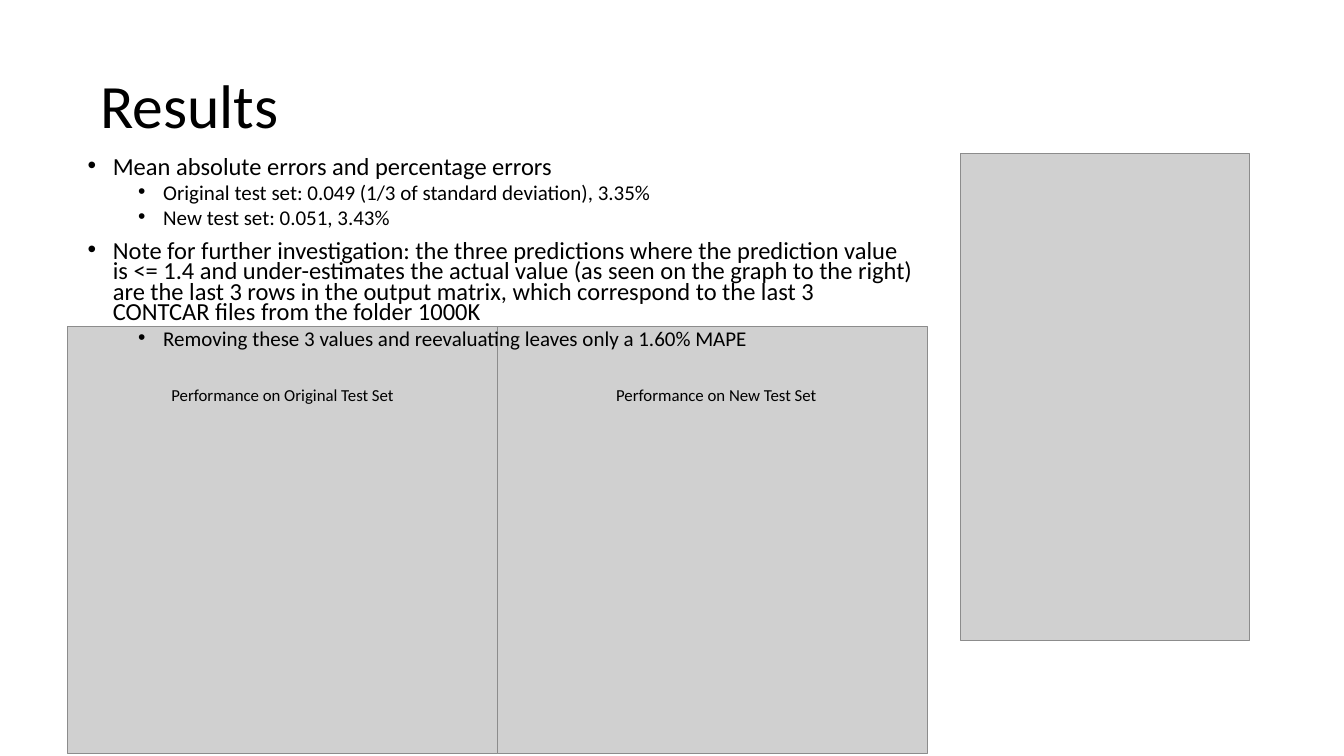
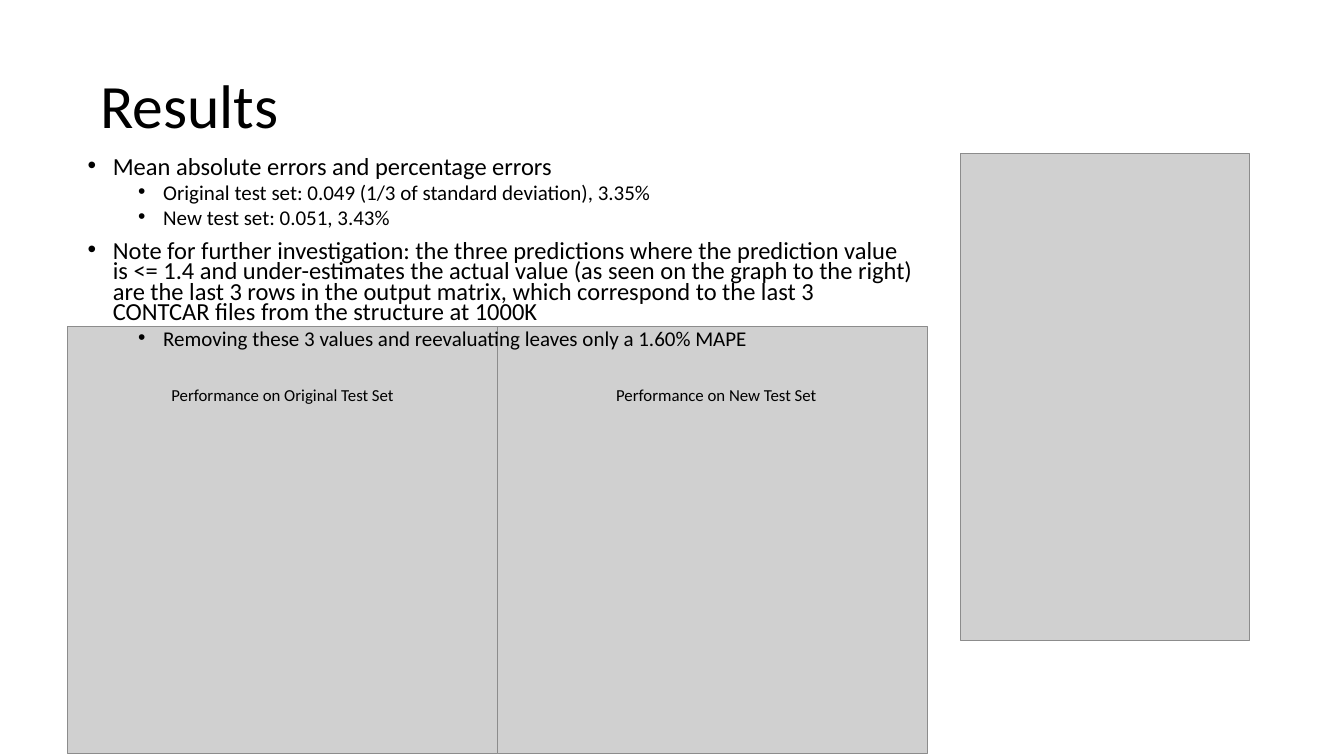
Before and after one commit to mdlu/neural-networks-with-XANES-and-battery-materials, a slide deck: slide 18 of slides/2019 Externship Work Summary.pptx. Drawn at 1344x756 pixels with LibreOffice and Linux fonts; fonts in the diff are those of the drawing; grey boxes stand for pictures. Boxes give left, top, right and bottom in pixels: in the first picture for what was removed or moved away, otherwise in the second. Text is boxed around its words. In the diff, an @@ line names an element or a change of style, - is before the commit and + after.

Commit message:
slides update

```diff
--- a/slides/2019 Externship Work Summary.pptx
+++ b/slides/2019 Externship Work Summary.pptx
@@ text at [113, 242, 912, 327]: text changed @@
-• Note for further investigation: the three predictions where the prediction value is <= 1.4 and under-estimates the actual value (as seen on the graph to the right) are the last 3 rows in the output matrix, which correspond to the last 3 CONTCAR files from the folder 1000K
+• Note for further investigation: the three predictions where the prediction value is <= 1.4 and under-estimates the actual value (as seen on the graph to the right) are the last 3 rows in the output matrix, which correspond to the last 3 CONTCAR files from the structure at 1000K
```
Also in this commit, not shown: 2 other slides changed.
